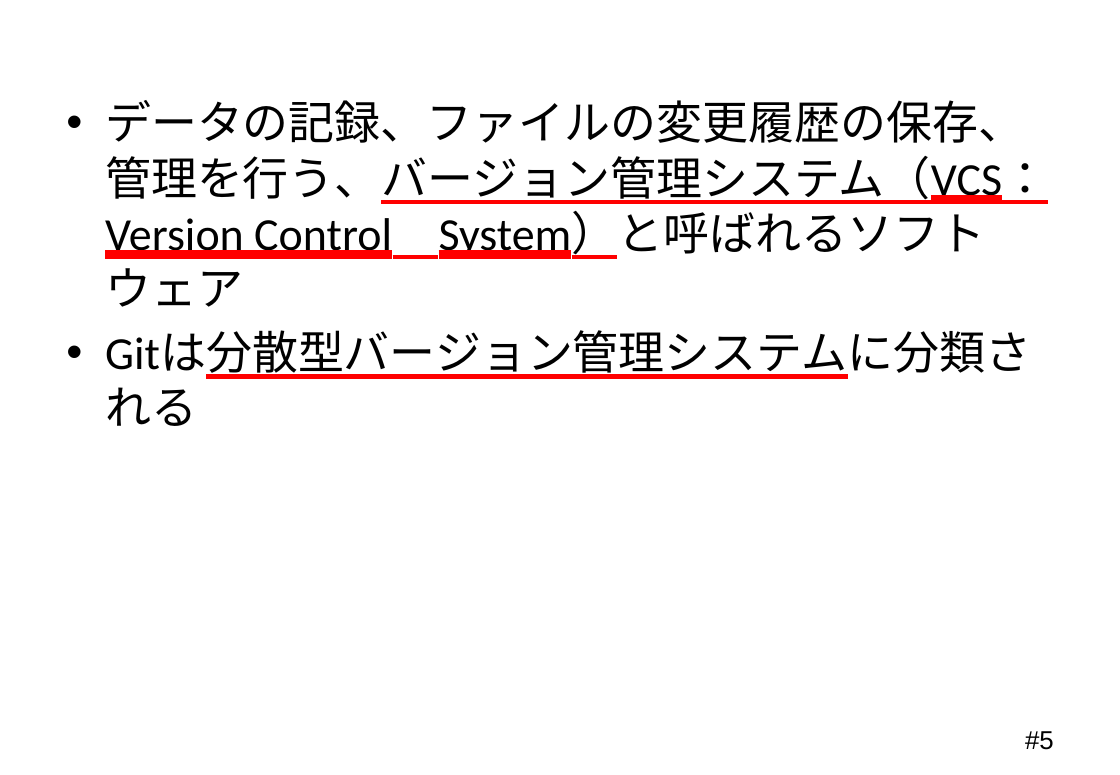
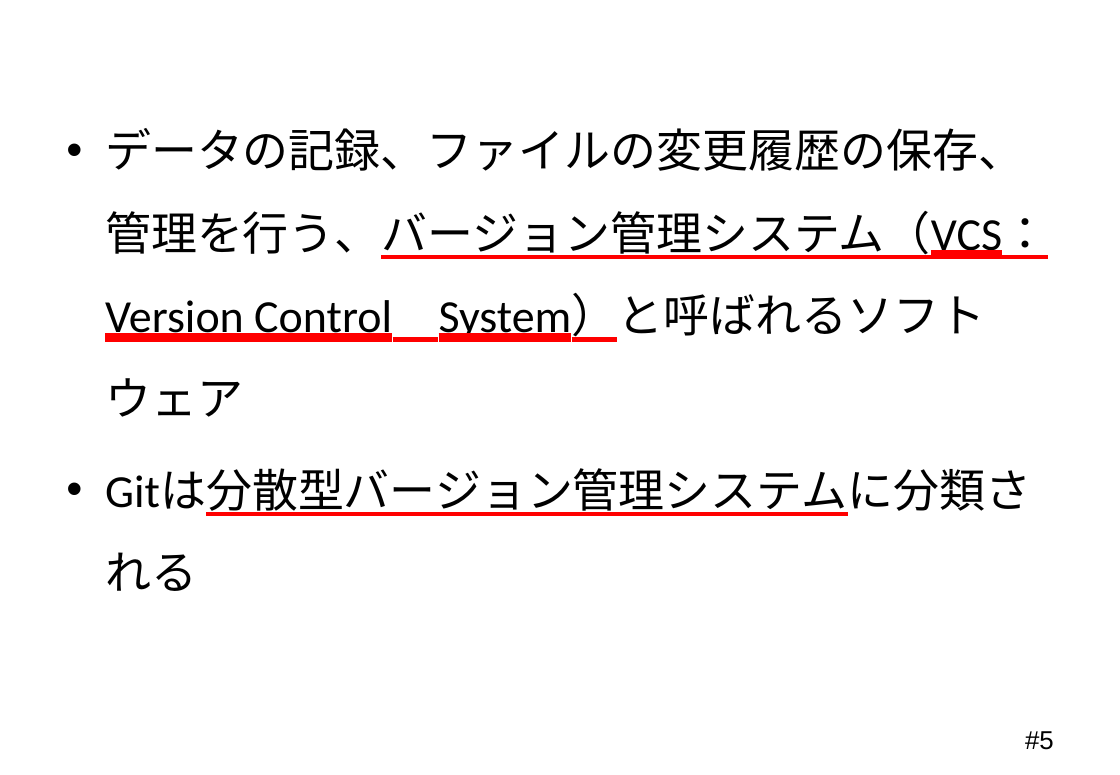
Before and after one commit to Mocchy2/graduation-thesis, a slide deck: slide 5 of 卒業論文 発表用スライド.pptx. Drawn at 1120x775 pixels with LibreOffice and Linux fonts; fonts in the diff are those of the drawing; background and template pictures are left out. Boxes give left, top, right and bottom in pixels: in the first picture for what was removed or moved away, otherwise in the second. Text is boxed around its words. In the diff, an @@ line names an element or a change of style, - is before the commit and + after.

```diff
--- a/卒業論文 発表用スライド.pptx
+++ b/卒業論文 発表用スライド.pptx
@@ text "データの記録、ファイルの変更履歴の保存、管理を行う、バージョン管理システム（VCS：Version Control Sy ..." at <box>105,128,1048,417</box>: line spacing 1 to 1.5 @@
```
Also in this commit, not shown: 3 other slides changed.
